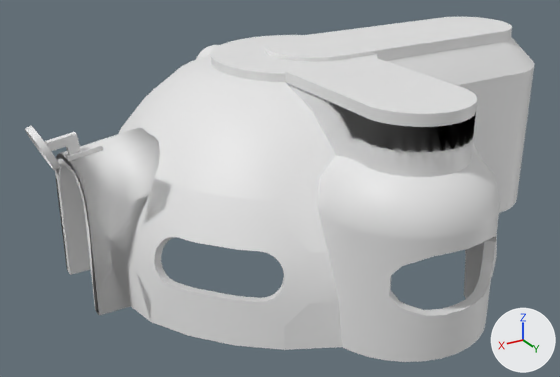
One commit to the FBX model Assets/Eriks3D/Lumine 3D/OBS EJ KLARA MAPP/House/Shop.fbx: the scene before it, then after it.
The view is the same before and after, from a 50 mm lens placed at (18.7, 29.9, 17.7), pointed at (1.2, 0.8, 3.1). The axes (+X, +Y, +Z) are drawn at lower right. The lights are the same throughout. Vertices at the same position are counted once.
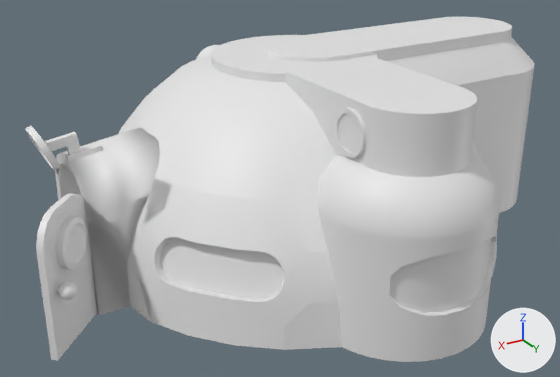
Location of each change, (x1, y1, x2, y2) in pixels of the pictures (560 x 377 px):
part 1 of me_cylinder_001, built on
    after: (36, 193, 284, 361)
part 2 of me_cylinder_001, added
    after: (334, 108, 491, 313)

What changed in the scene script:
```text
Change me_cylinder_001:
    used by ob_cylinder_001; location = (0.0, 8.27, 0.0)
    remove me_cylinder_001.from_pydata(...)  # 2539 vertices, 2325 faces; spans x -14.3..12.4, y -18.3..3.7, z 0.0..9.5
    add me_cylinder_001.from_pydata(...)  # 3638 vertices, 3205 faces; spans x -14.3..13.5, y -18.3..3.7, z 0.0..9.5
    me_cylinder_001 part 1: 2 vertices moved within x 7.1..7.2, y -9.4..-7.3, z 6.0..6.2; 50 vertices removed from x 7.0..9.4, y -10.4..-6.1, z 0.0..6.5; 810 vertices added at x 5.0..13.5, y -16.0..-0.5, z 0.0..6.1
    me_cylinder_001 part 2: 278 vertices added at x -2.6..2.6, y -1.5..3.5, z 2.0..9.1
```
